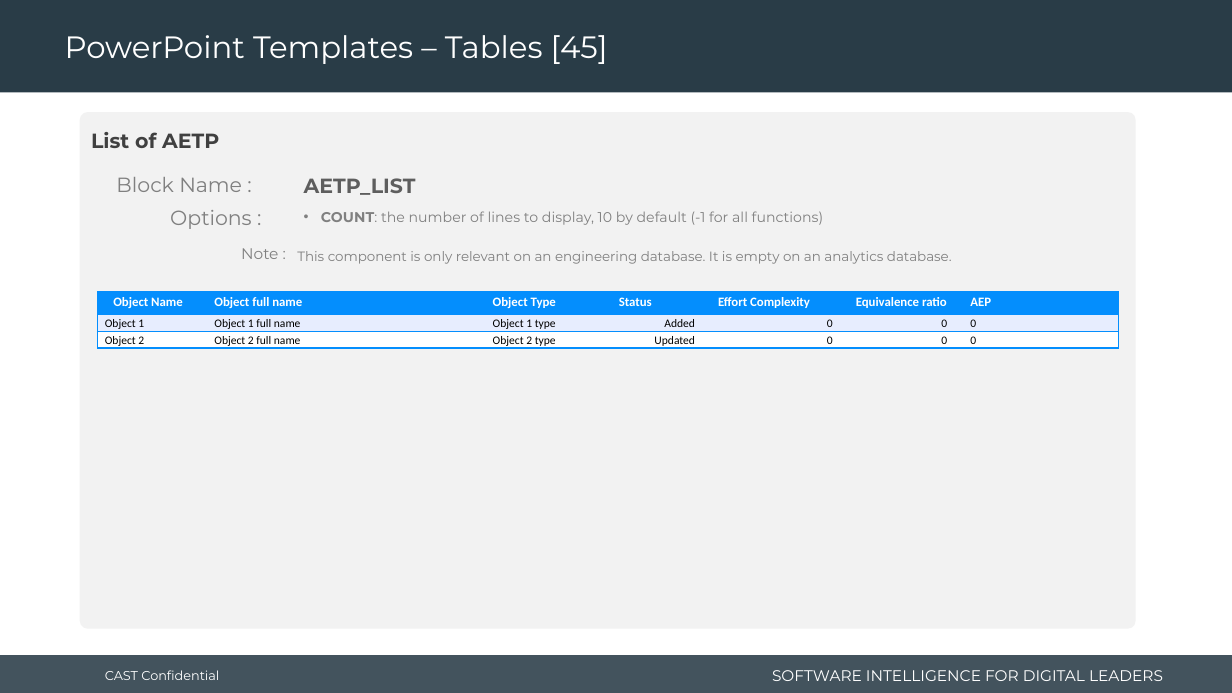
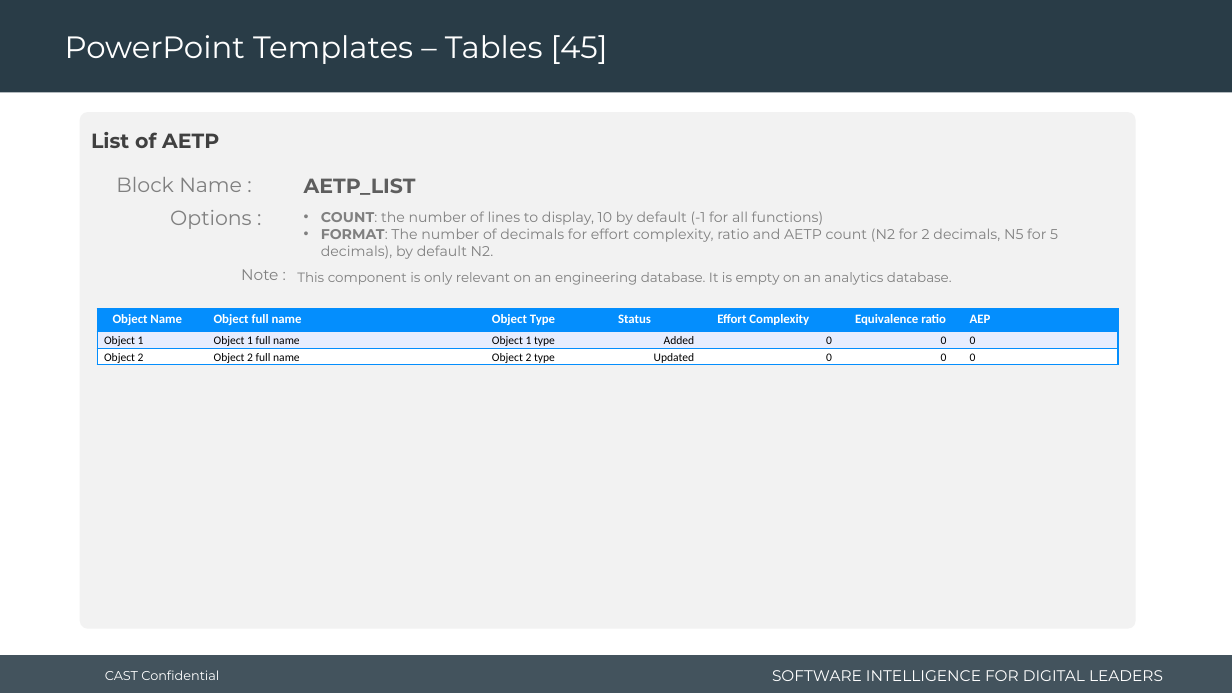
Before and after one commit to CAST-projects/CAST-ReportGenerator, a slide deck: slide 79 of CastReporting.Reporting.Core/Templates/Application/Component library/1- Powerpoint-components-library.pptx. Drawn at 1232x693 pixels with LibreOffice and Linux fonts; fonts in the diff are those of the drawing; background and template pictures are left out. Boxes give left, top, right and bottom in pixels: in the first picture for what was removed or moved away, otherwise in the second. Text is boxed around its words. In the diff, an @@ line names an element or a change of style, - is before the commit and + after.

Commit message:
REPORTGEN-1021: update templates

```diff
--- a/CastReporting.Reporting.Core/Templates/Application/Component library/1- Powerpoint-components-library.pptx
+++ b/CastReporting.Reporting.Core/Templates/Application/Component library/1- Powerpoint-components-library.pptx
@@ text at box(321, 228, 1058, 259): paragraph added @@
+• FORMAT: The number of decimals for effort complexity, ratio and AETP count (N2 for 2 decimals, N5 for 5 decimals), by default N2.
@@ text "Note :": place and size @@
-text "Note :" at box(241, 248, 278, 259)
+text "Note :" at box(241, 269, 278, 280)
@@ text "This component is only relevant ...": place and size @@
-text "This component is only relevant ..." at box(297, 251, 952, 264)
+text "This component is only relevant ..." at box(297, 272, 952, 285)
@@ table: place and size @@
-table at box(98, 292, 1119, 359)
+table at box(97, 309, 1118, 375)
```
Also in this commit, not shown: 3 other files.
